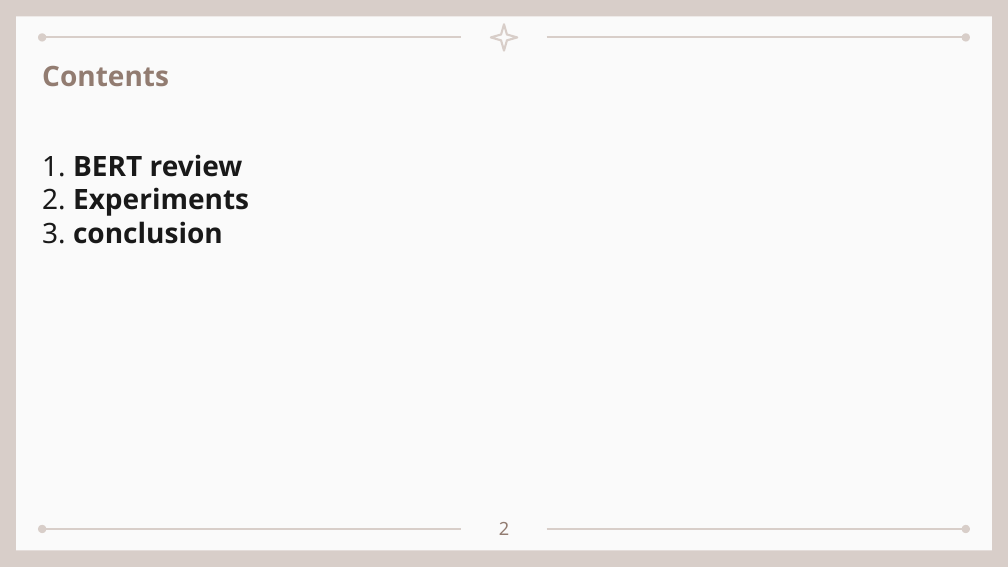
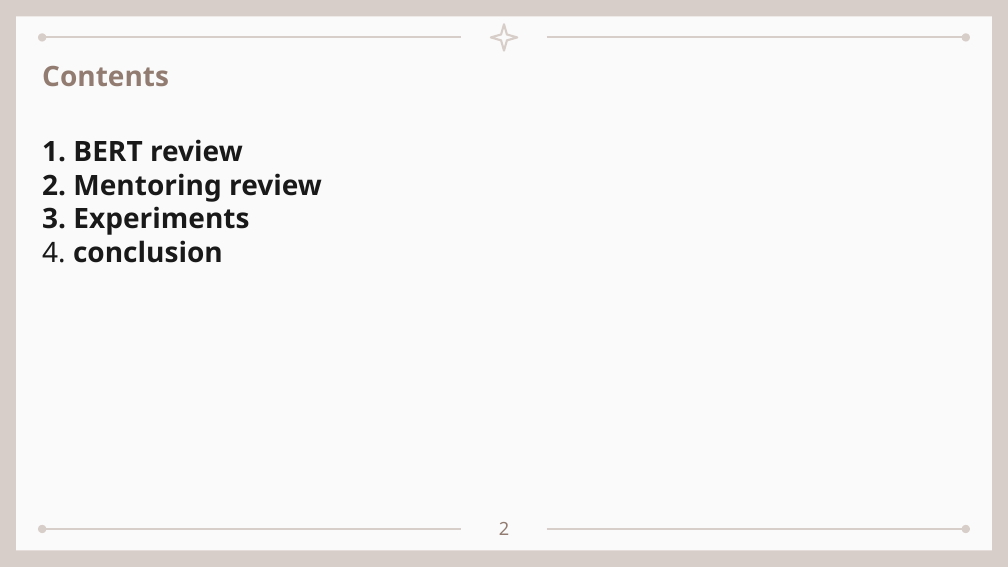
Before and after one commit to seungdeng/DELab, a slide deck: slide 2 of PPT/(이승건)250304_BERT멘토링리뷰.pptx. Drawn at 1008x567 pixels with LibreOffice and Linux fonts; fonts in the diff are those of the drawing. Boxes give left, top, right and bottom in pixels: in the first picture for what was removed or moved away, otherwise in the second. Text is boxed around its words. In the diff, an @@ line names an element or a change of style, - is before the commit and + after.

```diff
--- a/PPT/(이승건)250304_BERT멘토링리뷰.pptx
+++ b/PPT/(이승건)250304_BERT멘토링리뷰.pptx
@@ text at (42,139,243,162): bold on in "1." @@
@@ text at (42,173,322,263): text changed @@
-2. Experiments
-3. conclusion
+2. Mentoring review
+3. Experiments
+4. conclusion
```
Also in this commit, not shown: 18 other slides changed, 2 slides added, 1 other file.
